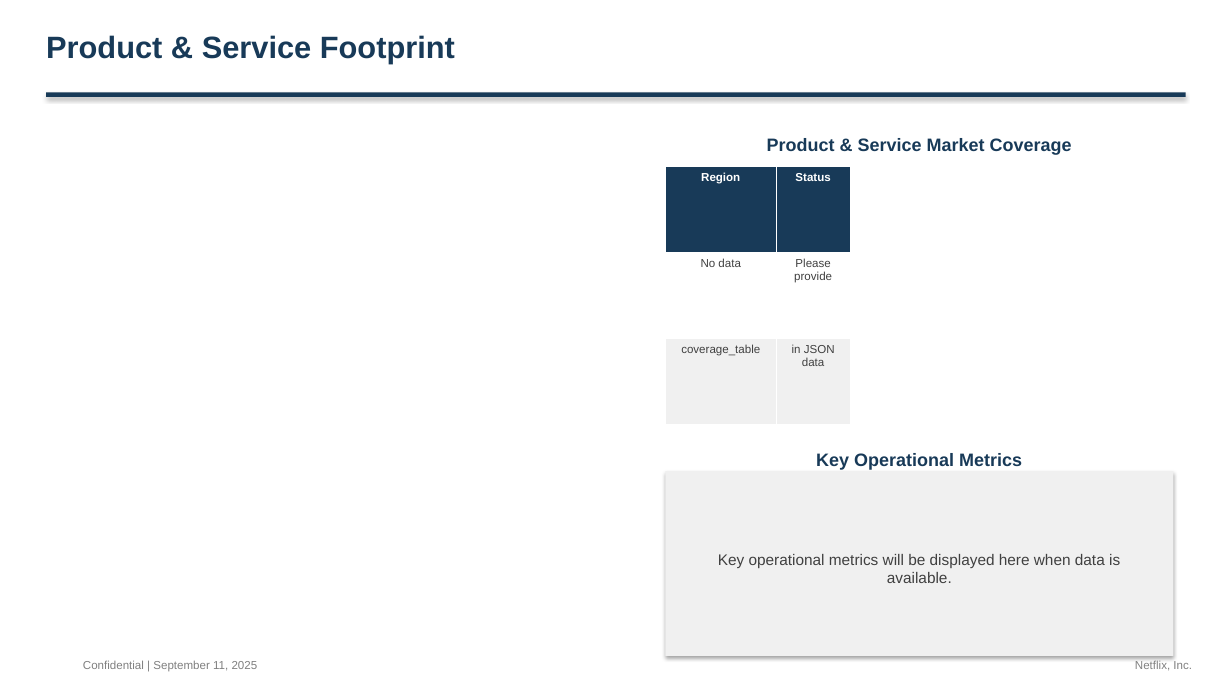
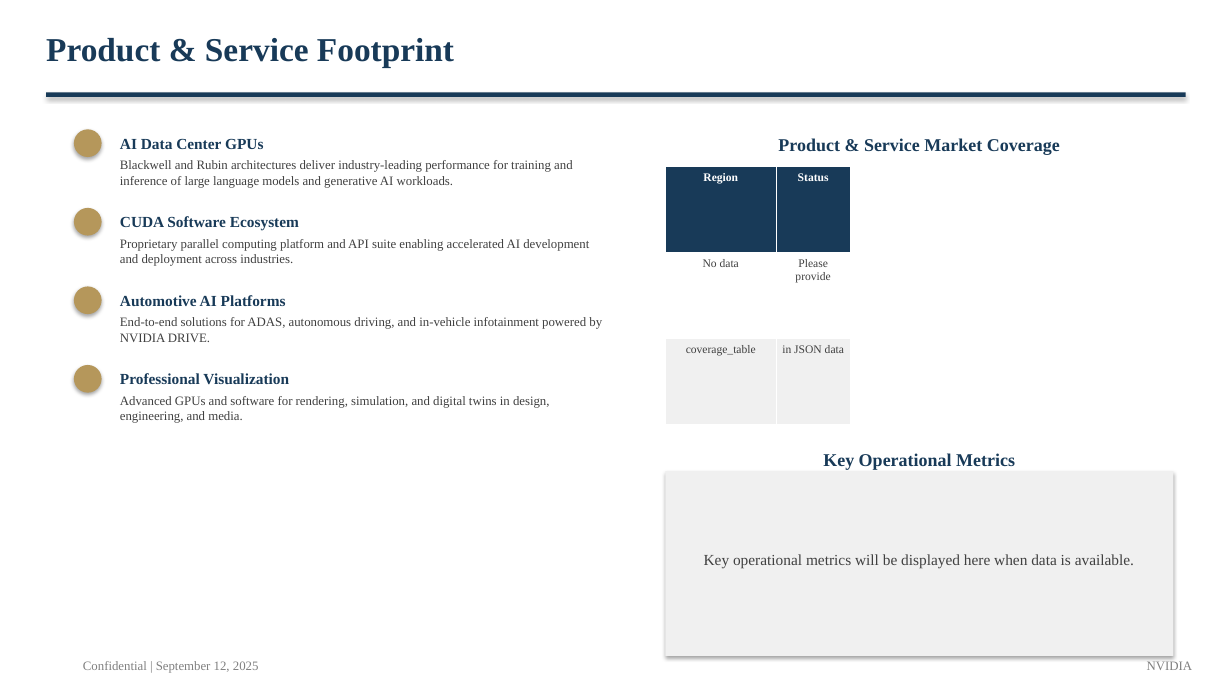
Before and after one commit to alinvb/slide_generator, a slide deck: slide 2 of output_presentation.pptx. Drawn at 1232x693 pixels with LibreOffice and Linux fonts; fonts in the diff are those of the drawing. Boxes give left, top, right and bottom in pixels: in the first picture for what was removed or moved away, otherwise in the second. Text is boxed around its words. In the diff, an @@ line names an element or a change of style, - is before the commit and + after.

Commit message:
feat: Comprehensive Investment Banking Research System fixes and enhancements
COMPREHENSIVE SLIDE RENDERING FIXES:
- Eliminate all hardcoded fallback data to expose real data gaps
- Implement dynamic financial metrics calculation from conversation data
- Replace hardcoded CAGR/revenue/EBITDA values with calculated metrics
- Generate profitability status dynamically from EBITDA trends
- Extract operational metrics (market share, developers) from conversation
- Enhanced competitive positioning with 4+ barriers to entry and 4+ competitive advantages
- Fixed NoneType errors in precedent transactions renderer with null-safe handling
- Complete competitive assessment matrix with industry-specific headers

CONVERSATION EXTRACTION ENHANCEMENTS:
- Strengthen conversation data extraction to fill all slide requirements
- Implement 2-phase buyers analysis with 120s timeout handling
- Add comprehensive operational metrics extraction
- Separate strategic positioning from business description
- Enhanced market coverage table with 4 dynamic columns
- Industry-specific header inference for competitive analysis

SYSTEM RELIABILITY IMPROVEMENTS:
- Add Perplexity API error handling and retry functionality
- Resolve API timeout issues with robust fallback mechanisms
- Fix company name propagation to eliminate hardcoded values
- Enhanced JSON parsing with NVIDIA sample data integration
- Complete slide validation and rendering test suite

TECHNICAL FIXES:
- Fixed IndentationError in slide_templates.py line 1878
- Corrected safe_get function import in research_agent.py
- Comprehensive null value handling across all renderers
- Dynamic content generation from conversation data only
- Remove hardcoded API keys from debug files for security compliance

Tests: All fixes validated with comprehensive test suites
- Dynamic financial metrics: 4/4 metrics with proper CAGR calculation
- Competitive positioning: 4+ barriers, 4+ advantages as required
- Slide rendering: NoneType error fixes and null-safe operations
- End-to-end validation: Complete presentation generation without hardcoded data

Resolves: Historical finance hardcoded values, empty competitive data, NoneType errors, API timeouts, conversation extraction gaps

```diff
--- a/output_presentation.pptx
+++ b/output_presentation.pptx
@@ text "Product & Service Footprint" at bbox=[46, 38, 454, 67]: size 24 to 26 pt, font Arial to Times New Roman @@
@@ ellipse added at bbox=[74, 129, 102, 157], fill #B5975B @@
@@ text added at bbox=[120, 139, 263, 149], 12 pt, text #183A58, bold @@
+AI Data Center GPUs
@@ text added at bbox=[120, 160, 573, 188], 10 pt, text #404040 @@
+Blackwell and Rubin architectures deliver industry-leading performance for training and inference of large language models and generative AI workloads.
@@ table at bbox=[665, 166, 850, 425] @@
@@ font Arial to Times New Roman @@
@@ ellipse added at bbox=[74, 208, 102, 236], fill #B5975B @@
@@ text added at bbox=[120, 216, 299, 231], 12 pt, text #183A58, bold @@
+CUDA Software Ecosystem
@@ text added at bbox=[120, 239, 589, 266], 10 pt, text #404040 @@
+Proprietary parallel computing platform and API suite enabling accelerated AI development and deployment across industries.
@@ ellipse added at bbox=[74, 287, 102, 314], fill #B5975B @@
@@ text added at bbox=[120, 295, 286, 306], 12 pt, text #183A58, bold @@
+Automotive AI Platforms
@@ text added at bbox=[120, 317, 602, 342], 10 pt, text #404040 @@
+End-to-end solutions for ADAS, autonomous driving, and in-vehicle infotainment powered by NVIDIA DRIVE.
@@ ellipse added at bbox=[74, 365, 102, 393], fill #B5975B @@
@@ text added at bbox=[120, 373, 289, 384], 12 pt, text #183A58, bold @@
+Professional Visualization
@@ text added at bbox=[120, 396, 550, 423], 10 pt, text #404040 @@
+Advanced GPUs and software for rendering, simulation, and digital twins in design, engineering, and media.
@@ font Arial to Times New Roman in 3 elements at bbox=[778, 138, 1060, 155], bbox=[823, 453, 1015, 470], bbox=[704, 554, 1134, 568] @@
@@ text at bbox=[83, 661, 259, 673]: text changed; size 9 to 10 pt; font Arial to Times New Roman @@
-Confidential | September 11, 2025
+Confidential | September 12, 2025
@@ text at bbox=[1147, 661, 1192, 670]: text changed; size 9 to 10 pt; font Arial to Times New Roman @@
-Netflix, Inc.
+NVIDIA
```
Also in this commit, not shown: 4 other slides changed, 13 slides added, 10 slides removed, 43 other files.
